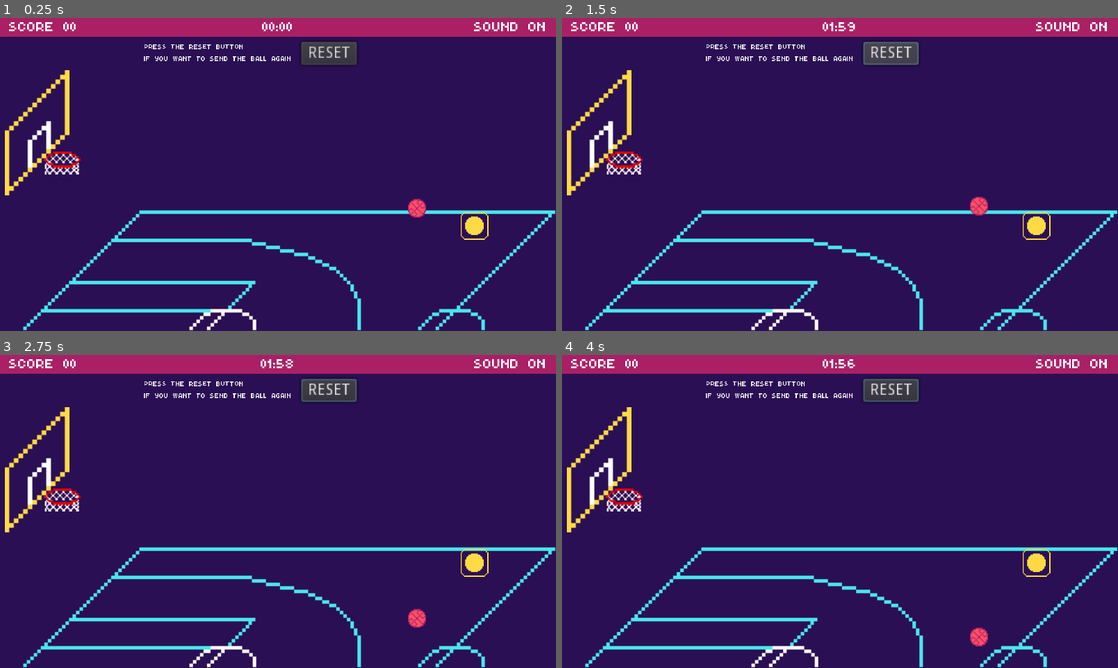
Above: before the commit, frames 1-4 (two rows, left to right).
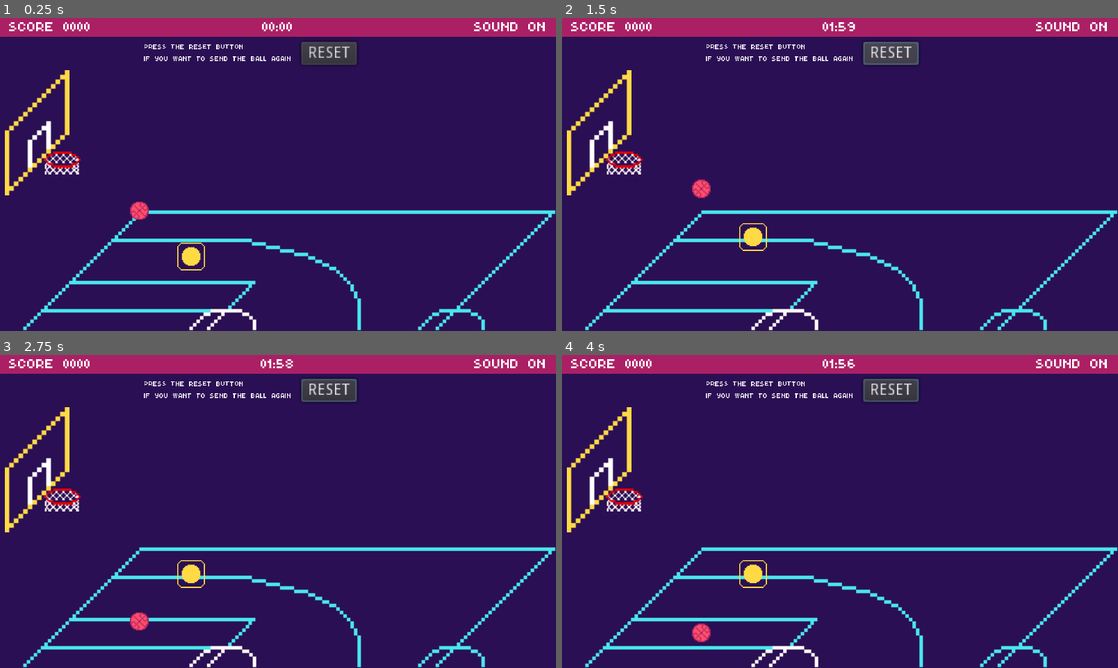
Above: after the commit, the same moments.

Repository: kerodekroma/pickaball-godot
Game: Godot game, scene res://scenes/Main.tscn
The game is run twice, just before and just after one commit, with the same random seed, the same clock (stepped at 60 frames per second) and the same inputs.
Inputs (mouse positions are in pixels of both pictures, inside the frame that each line leads up to):
- Up to frame 1 (0.25 s): no input
- Up to frame 2 (1.5 s): move the mouse to (962, 158) at 0.52 s; click (962, 158) at 0.67 s; click "RESET" at 1.25 s
- Up to frame 3 (2.75 s): drag from (166, 527) to (61, 502) at 2.02 s
- Up to frame 4 (4 s): move the mouse to (895, 442) at 2.77 s; click (895, 442) at 2.92 s; drag from (812, 574) to (673, 464) at 3.52 s

The runs differ from the first frame. In frame 1, 0.9% of the frame differs, in the area x 13-88%, y 1-81%; in frame 2, 0.9%; in frame 3, 0.9%; in frame 4, 0.9%, in the area x 13-88%, y 1-94%.
Error before the commit: Invalid call. Nonexistent function 'stop' in base 'Nil'. (res://scripts/Main.gd:76)
Error after the commit: Invalid call. Nonexistent function 'stop' in base 'Nil'. (res://scripts/Main.gd:80)

Commit message:
feat: random position and points

Diff:
--- a/entities/HUD/HUD.tscn
+++ b/entities/HUD/HUD.tscn
@@ -38,14 +38,14 @@
 }
 
 [node name="score" type="Label" parent="HBoxContainer"]
-margin_right = 122.0
+margin_right = 148.0
 margin_bottom = 40.0
 grow_horizontal = 0
 grow_vertical = 0
 size_flags_horizontal = 2
 size_flags_vertical = 0
 theme = ExtResource( 2 )
-text = "SCORE 00"
+text = "SCORE 0000"
 __meta__ = {
 "_edit_use_anchors_": false
 }
--- a/scripts/Globals.gd
+++ b/scripts/Globals.gd
@@ -2,14 +2,39 @@
 
 var score = 0
 
+# X:
+# 260px -> level 1
+# 430px -> level 2
+# 750px -> level 3
+
+#Y:
+#min -> 150
+#max -> 400
+const levels = [200, 260, 430, 750]
+const min_y_range = 150
+const max_y_range = 400
+var current_level = 0
+
 func calculate_points():
-	return 5
+	return 10 * current_level
+
+func build_rand_x_by_level(num_level):
+	return rand_range(levels[num_level-1], levels[num_level])
 
 func generate_ball_position() -> Vector2:
-	var ball_position = Vector2(720, 320)
+	current_level = int(rand_range(1, levels.size() - 1))
+	print("current_level", current_level)
+	var rand_x = build_rand_x_by_level(current_level)
+	var rand_y = rand_range(min_y_range, max_y_range)
+	# var ball_position = Vector2(720, 320)
+	var ball_position = Vector2(rand_x, rand_y)
 	return ball_position
 
 func generate_control_position(ball_position: Vector2) -> Vector2:
 	# default values
-	var control_position = Vector2(770, 310)
+	#var control_position = Vector2(770, 310)
+	var distance = 40
+	var dis_x = distance + cos(30) + ball_position.x
+	var dis_y = distance + sin(30) + ball_position.y
+	var control_position = Vector2(dis_x, dis_y)
 	return control_position
--- a/scripts/Main.gd
+++ b/scripts/Main.gd
@@ -3,11 +3,7 @@
 const ball = preload("res://entities/Ball/Ball.tscn")
 const control = preload("res://entities/Control/Control.tscn")
 
-const BOUNDS_TO_GENERATE_THE_BALL = [
-	0, 0, 0, 0
-]
 var time_to_reload_when_it_fails = 3.8
-
 var control_instance: Node
 var ball_instance
 var current_score = 0
@@ -41,6 +37,7 @@
 
 func create_reload_timer():
 	if timer_reload_ball_and_control_instance != null:
+		timer_reload_ball_and_control_instance.stop()
 		remove_child(timer_reload_ball_and_control_instance)
 	#create the timer to restart the ball & controls
 	timer_reload_ball_and_control_instance = Timer.new()
@@ -52,7 +49,7 @@
 	print("START TIMER")
 
 func _on_control_released(direction):
-	ball_instance.apply_torque_impulse(200000)
+	ball_instance.apply_torque_impulse(10000)
 	ball_instance.apply_impulse(Vector2.ZERO, direction * -50)
 	remove_child(control_instance)
 	create_reload_timer()
@@ -65,7 +62,14 @@
 
 func _on_basket_goal():
 	current_score += Globals.calculate_points();
-	$HUD/HBoxContainer/score.text = 'SCORE {points}'.format({"points": current_score})
+	var points = '0000'
+	if current_score < 100:
+		points = '00{current_score}'.format({"current_score": current_score})
+	if current_score > 100:
+		points = '0{current_score}'.format({"current_score": current_score})
+	if current_score > 999:
+		points = '{current_score}'.format({"current_score": current_score})
+	$HUD/HBoxContainer/score.text = 'SCORE {points}'.format({"points": points})
 	$Basket.hide_goal_area()
 
 func create_ball_and_control():
